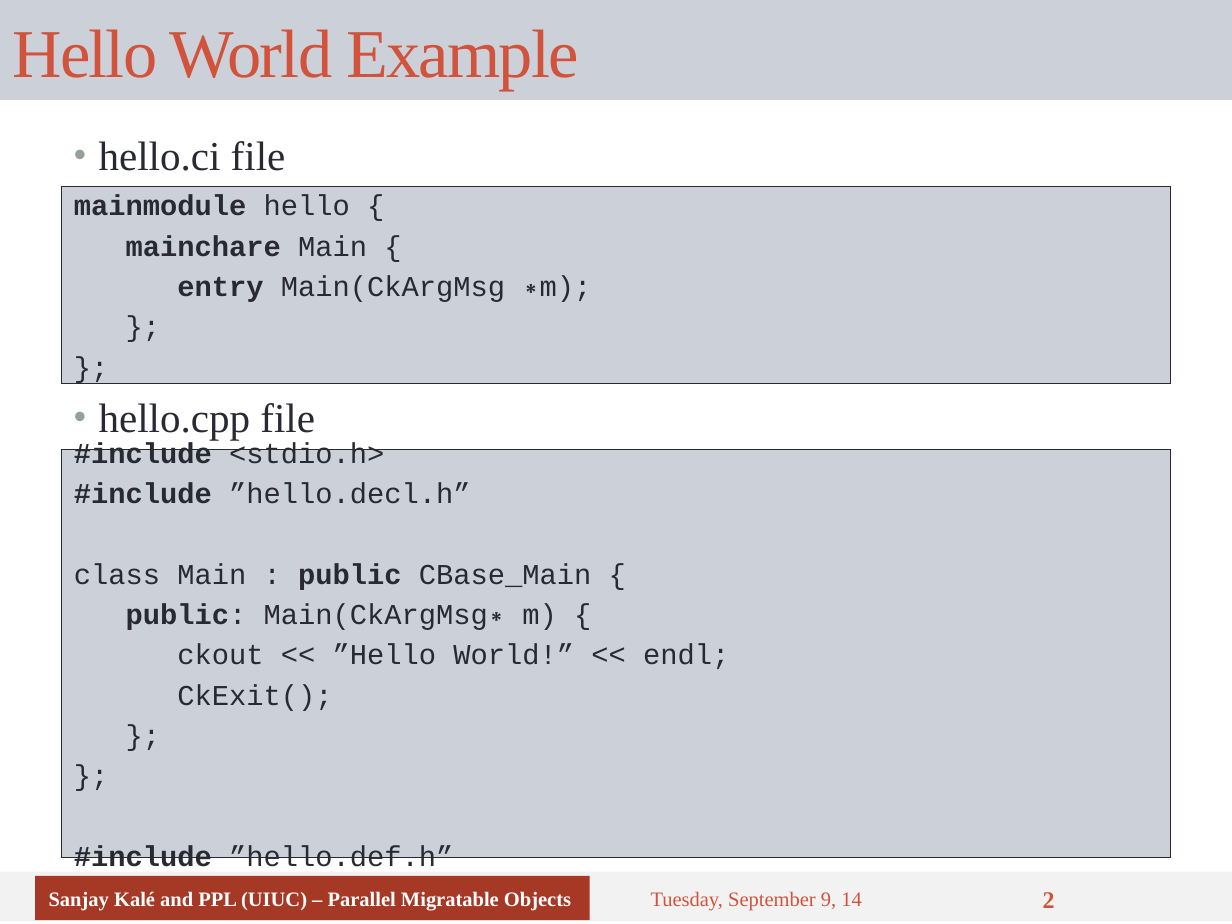
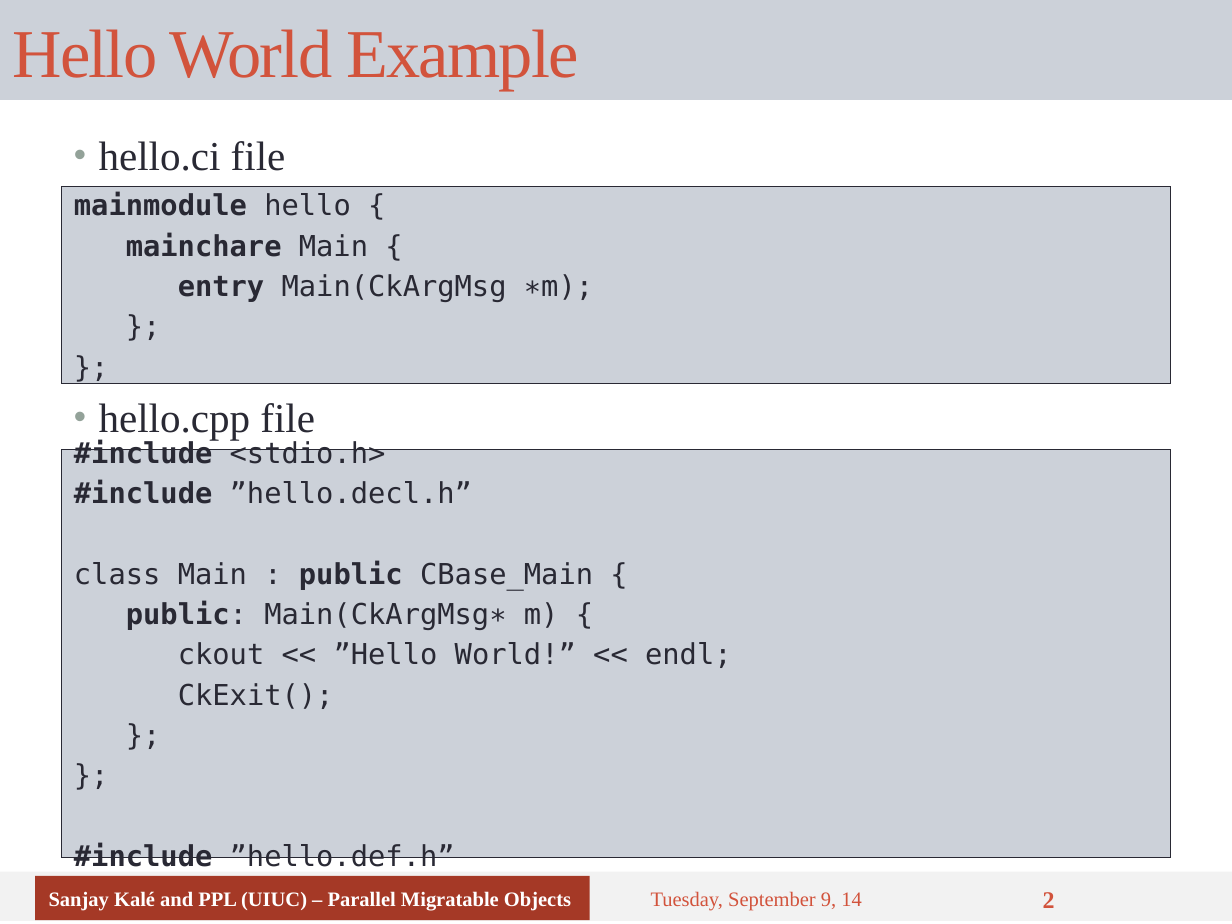
Before and after one commit to UIUC-PPL/charm_tutorial, a slide deck: slide 2 of tutorial-02-hello_world.pptx. Drawn at 1232x924 pixels with LibreOffice and Linux fonts; fonts in the diff are those of the drawing. Boxes give left, top, right and bottom in pixels: in the first picture for what was removed or moved away, otherwise in the second. Text is boxed around its words. In the diff, an @@ line names an element or a change of style, - is before the commit and + after.

```diff
--- a/tutorial-02-hello_world.pptx
+++ b/tutorial-02-hello_world.pptx
@@ text "mainmodule hello {" at <box>62,186,1170,383</box>: font Courier New to DejaVu Sans Mono @@
@@ text "#include <stdio.h>" at <box>62,450,1170,857</box>: font Courier New to DejaVu Sans Mono @@
```
Also in this commit, not shown: 1 other slide changed.
